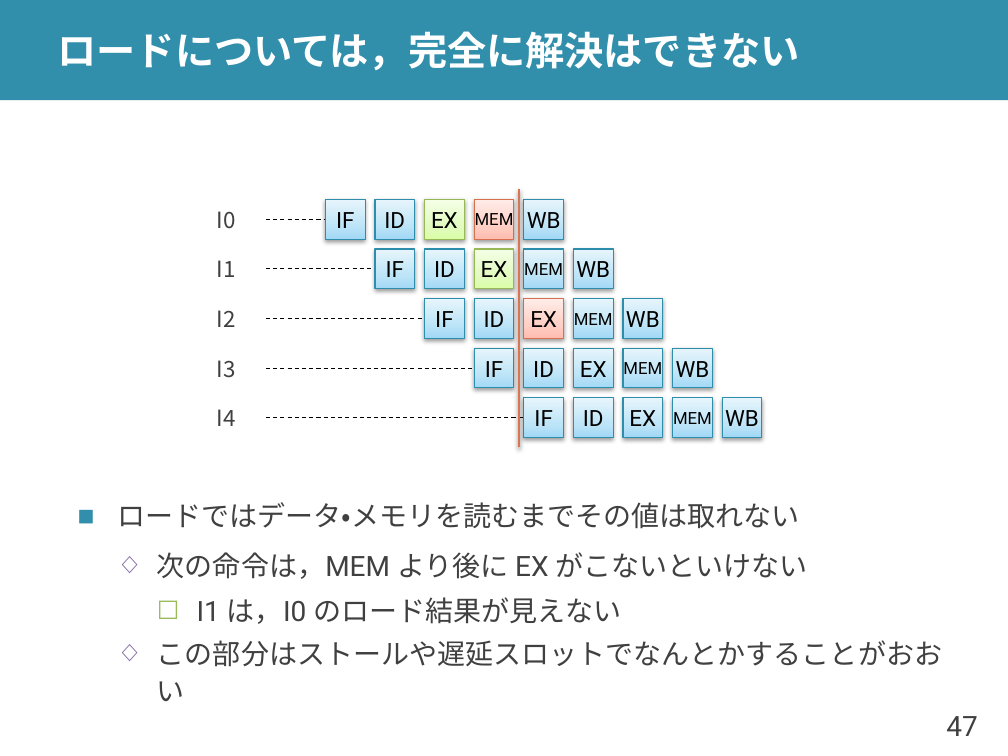
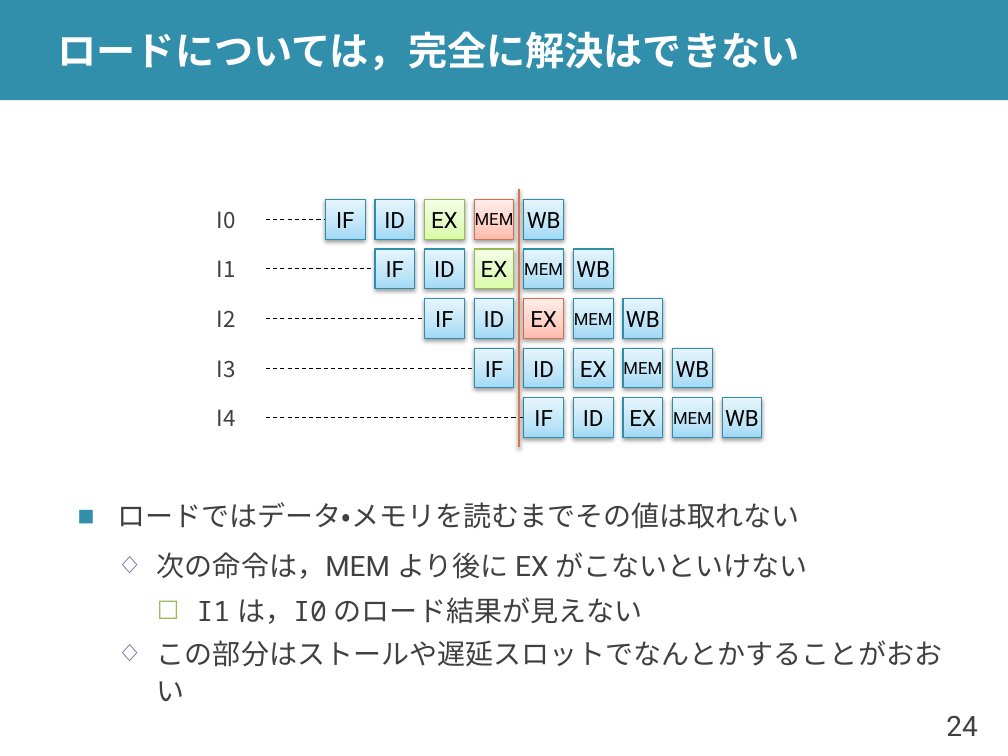
Before and after one commit to shioyadan/advanced-computer-organization, a slide deck: slide 24 of aco-shioya-05.pptx (slide 47 before the commit). Drawn at 1008x756 pixels with LibreOffice and Linux fonts; fonts in the diff are those of the drawing. Boxes give left, top, right and bottom in pixels: in the first picture for what was removed or moved away, otherwise in the second. Text is boxed around its words. In the diff, an @@ line names an element or a change of style, - is before the commit and + after.

```diff
--- a/aco-shioya-05.pptx
+++ b/aco-shioya-05.pptx
@@ text at bbox=[197, 597, 642, 624]: font Roboto to Noto Sans Mono in "I1 は，I0" @@
@@ page number at bbox=[946, 716, 977, 736]: text changed @@
-47
+24
```
Also in this commit, not shown: 7 other slides changed, 20 slides added, 22 slides removed, 3 other files.
